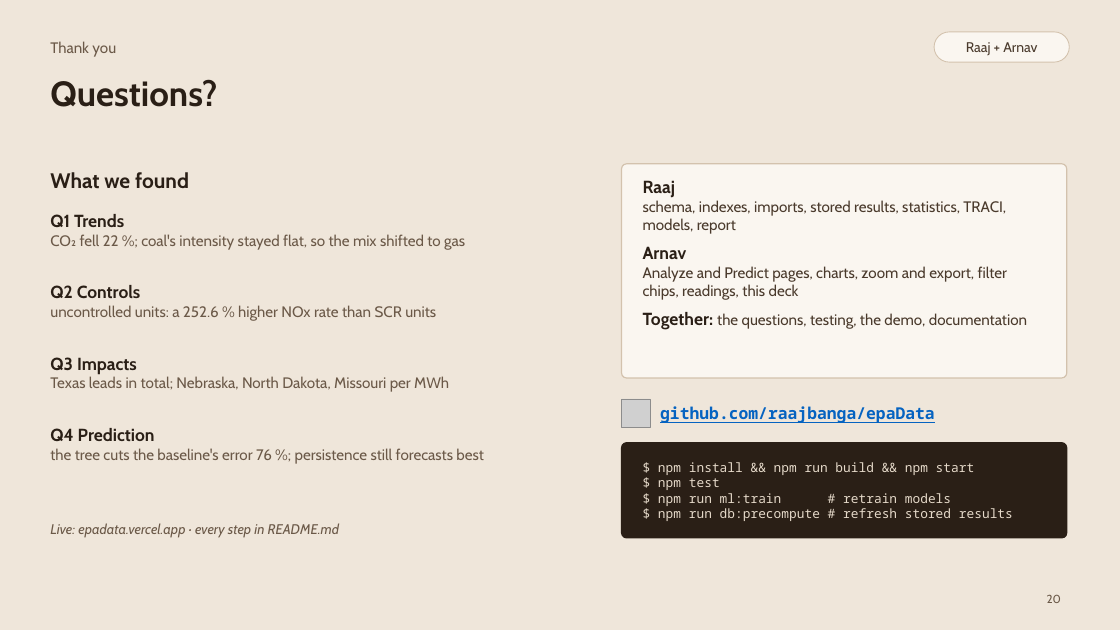
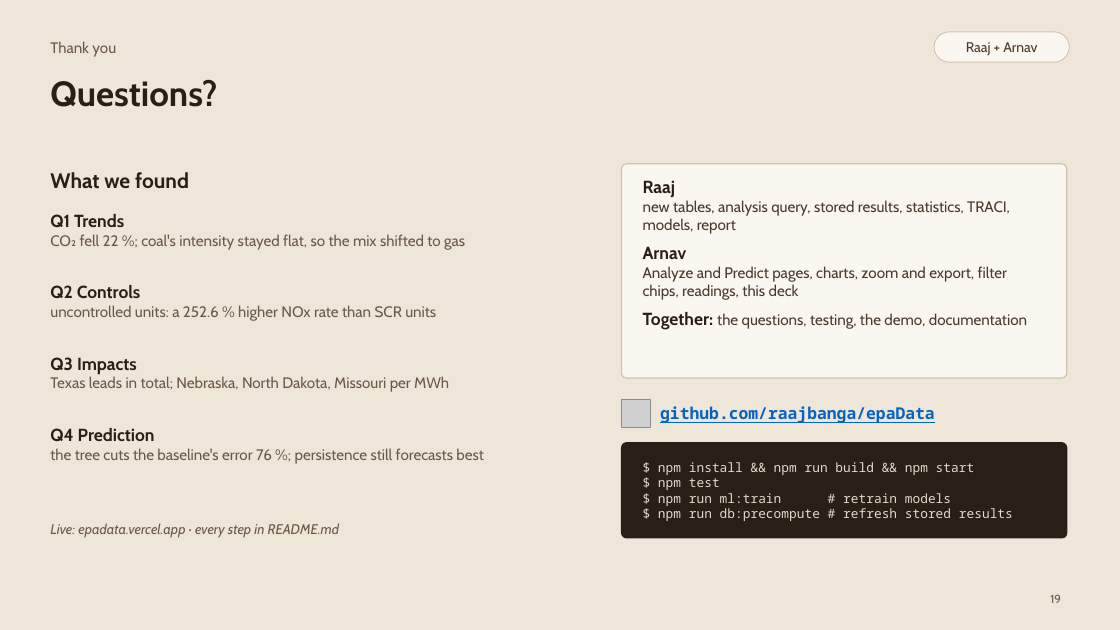
Before and after one commit to raajbanga/epaData, a slide deck: slide 19 of report/phase2/slides/epaData-slides.pptx (slide 20 before the commit). Drawn at 1120x630 pixels with LibreOffice and Linux fonts; fonts in the diff are those of the drawing; grey boxes stand for pictures. Boxes give left, top, right and bottom in pixels: in the first picture for what was removed or moved away, otherwise in the second. Text is boxed around its words. In the diff, an @@ line names an element or a change of style, - is before the commit and + after.

Commit message:
docs(slides): focus the deck on Phase 2
- New slides: what Phase 2 added, the three new tables, the analysis query
- Drop the import and Phase 1 index slides; cut corner-case slides
- Main bugs instead of what was hard; no date line or footer
- GitHub link with the leaf icon; code blocks sized to their text

```diff
--- a/report/phase2/slides/epaData-slides.pptx
+++ b/report/phase2/slides/epaData-slides.pptx
@@ text at box(643, 200, 1010, 234): text changed @@
-schema, indexes, imports, stored results, statistics, TRACI, models, report
+new tables, analysis query, stored results, statistics, TRACI, models, report
@@ page number at box(1050, 594, 1061, 603): text changed @@
-20
+19
```
Also in this commit, not shown: 5 other slides changed, 3 slides added, 4 slides removed, 3 other files.
